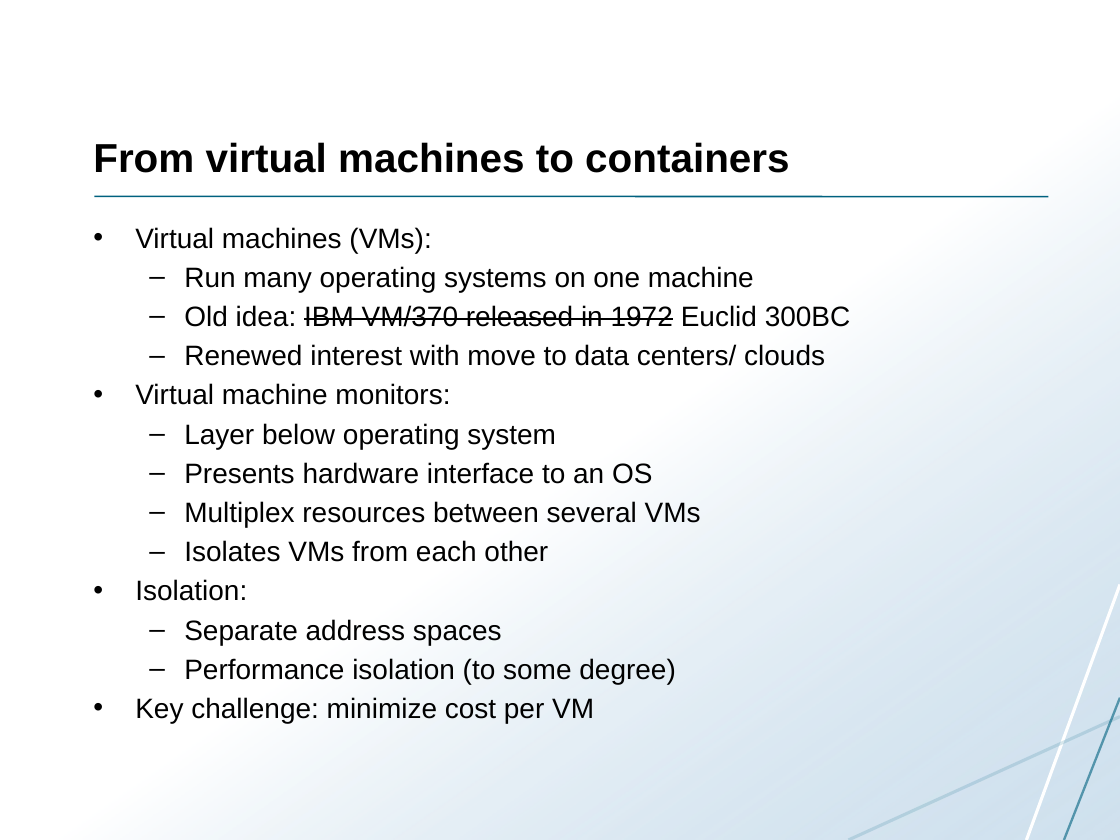
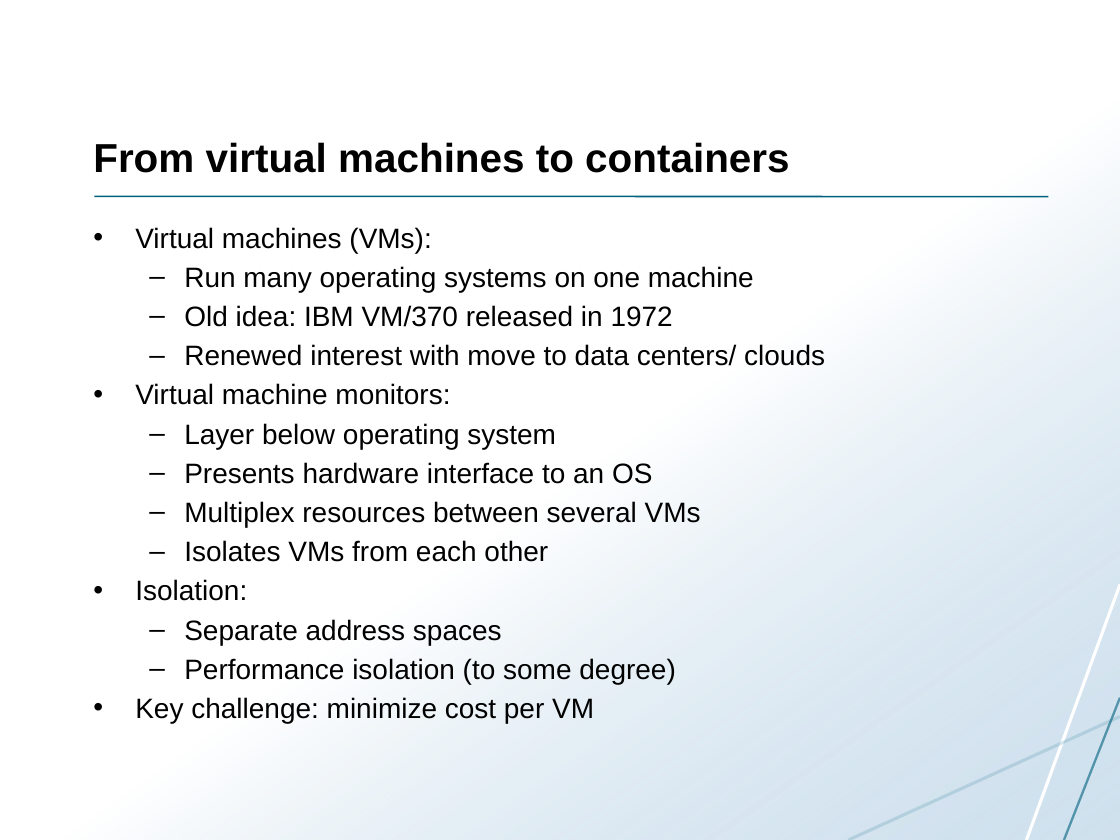
Before and after one commit to uit-inf-2201-s18/uit-inf-2201-s18.github.io, a slide deck: slide 4 of lectures/20 - Containers.pptx. Drawn at 1120x840 pixels with LibreOffice and Linux fonts; fonts in the diff are those of the drawing. Boxes give left, top, right and bottom in pixels: in the first picture for what was removed or moved away, otherwise in the second. Text is boxed around its words. In the diff, an @@ line names an element or a change of style, - is before the commit and + after.

```diff
--- a/lectures/20 - Containers.pptx
+++ b/lectures/20 - Containers.pptx
@@ text at [184,305,673,327]: text changed @@
-  – Old idea: IBM VM/370 released in 1972 Euclid 300BC
+  – Old idea: IBM VM/370 released in 1972
```
Also in this commit, not shown: 3 other slides changed, 1 other file.
